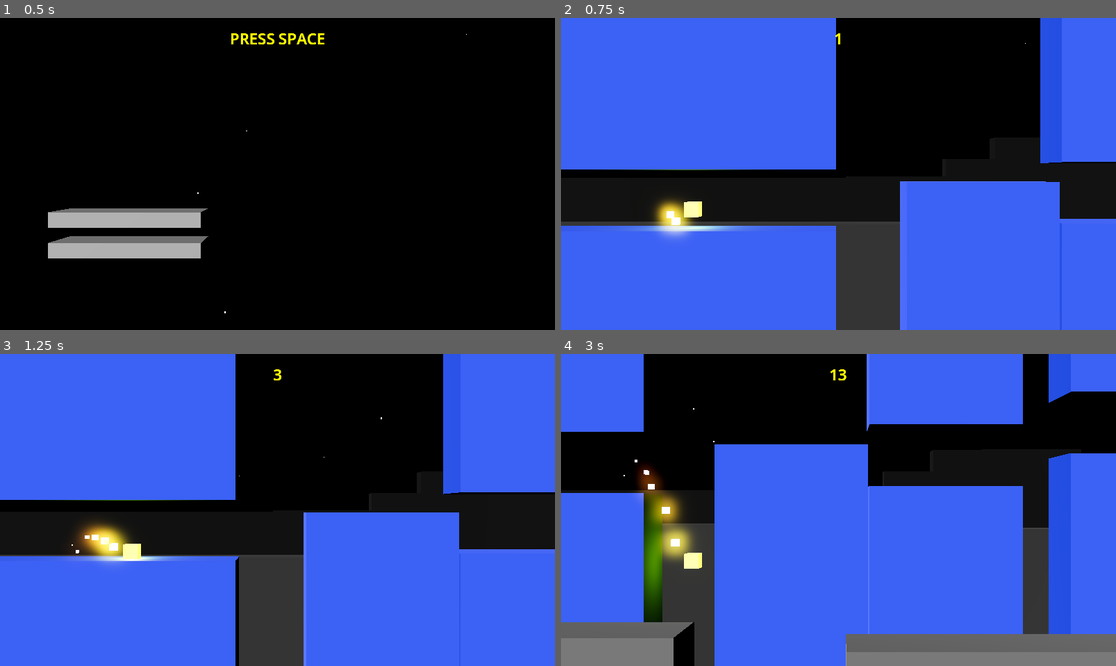
Above: before the commit, frames 1-4 (two rows, left to right).
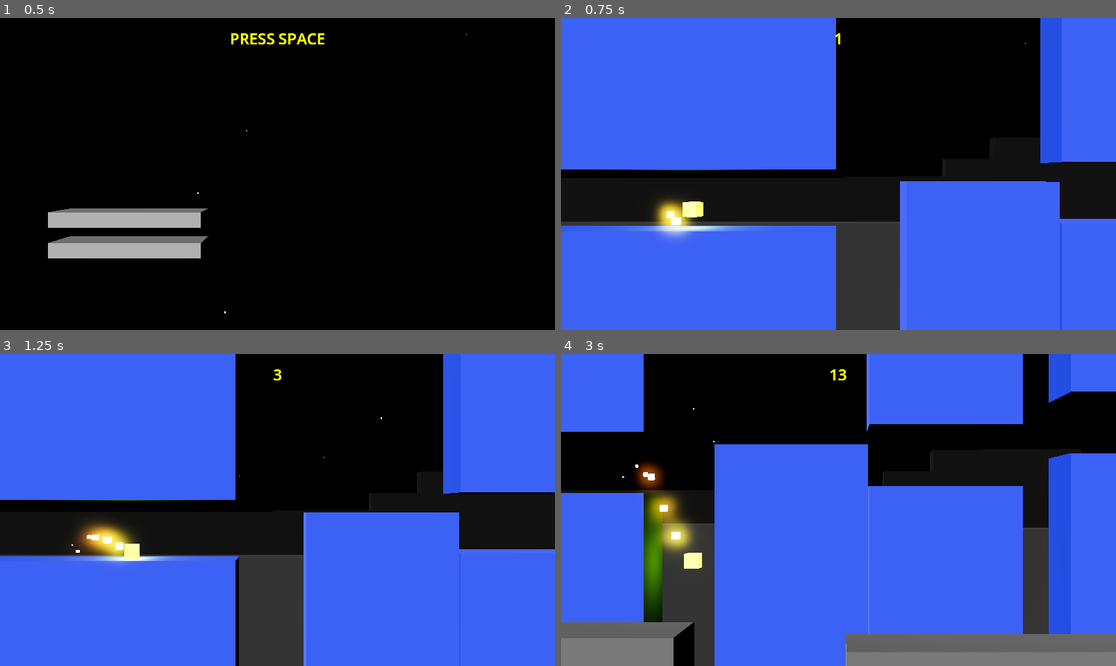
Above: after the commit, the same moments.

Repository: wangbinyq/prototypes
Game: Godot game, scene res://runner/runner.tscn
Two runs of this game, one before a commit and one after it. Both use one fixed random seed, a clock stepped at 60 frames per second and the inputs below.
Inputs (mouse positions are in pixels of both pictures, inside the frame that each line leads up to):
- Up to frame 1 (0.5 s): no input
- Up to frame 2 (0.75 s): tap Space at 0.5 s; move the mouse to (960, 158) at 0.52 s; hold Right (ui_right) from 0.53 s (still down); tap Enter (ui_accept) at 0.6 s; click (960, 158) at 0.67 s
- Up to frame 3 (1.25 s): keep holding Right (ui_right); tap Enter (ui_accept) at 0.77, 1.07 s
- Up to frame 4 (3 s): move the mouse to (727, 525) at 1.27 s; release Right (ui_right) at 1.28 s; hold Left (ui_left) 1.28-2.03 s; tap Enter (ui_accept) at 1.35, 1.52, 1.82, 2.1, 2.85 s; click (727, 525) at 1.42 s; move the mouse to (894, 441) at 2.02 s; hold Right (ui_right) from 2.03 s (still down); click (894, 441) at 2.17 s; move the mouse to (810, 572) at 2.77 s; click (810, 572) at 2.92 s

Frame 1 is identical in both runs. In frame 2, less than 0.1% of the frame differs, in the area x 21-26%, y 58-67%; in frame 3, 0.4%; in frame 4, 1.0%, in the area x 11-24%, y 33-67%.

Commit message:
feat(runner): add spin rotation effect during jumps
Added spin rotation visualization to the runner when jumping, including new exported spin_duration property and related variables. The spin effect is randomized on each jump and smoothly interpolated back to zero rotation over the spin duration. Also fixed update_visualization() call to properly pass delta time.

Diff:
--- a/runner/runner.gd
+++ b/runner/runner.gd
@@ -11,6 +11,8 @@
 @export var jump_duration_min := 0.1
 @export var jump_duration_max := 0.2
 
+@export var spin_duration := 0.75
+
 @onready var mesh := $Mesh as MeshInstance3D
 @onready var point_light = $OmniLight3D
 @onready var explosion := $"Explosion Particle" as GPUParticles3D
@@ -22,6 +24,8 @@
 var grounded: bool
 var transitioning: bool
 var jump_time_remaining := 0.0
+var spin_time_remaining := 0.0
+var spin_rotation := Vector3.ZERO
 
 var speed_x: float:
 	get:
@@ -39,6 +43,7 @@
 	while current_obstacle.max_x < extents:
 		current_obstacle = current_obstacle.next
 	pos = Vector2(0, current_obstacle.gap_y.min + extents)
+	rotation = Vector3.ZERO
 	position = Vector3(pos.x, pos.y, 0)
 	mesh.show()
 	point_light.show()
@@ -46,6 +51,7 @@
 	transitioning = false
 	grounded = true
 	jump_time_remaining = 0
+	spin_time_remaining = 0
 	velocity = Vector2(start_speed_x, 0)
 
 func explode():
@@ -75,8 +81,11 @@
 			transitioning = false
 	return true
 
-func update_visualization():
+func update_visualization(dt: float):
 	position = Vector3(pos.x, pos.y, 0)
+	if spin_time_remaining > 0:
+		spin_time_remaining = maxf(spin_time_remaining - dt, 0)
+		rotation_degrees = lerp(spin_rotation, Vector3.ZERO, spin_time_remaining / spin_duration)
 
 func constrain_y(obstacle: SkylineObject):
 	var open_y = obstacle.gap_y
@@ -120,6 +129,11 @@
 func start_jumping():
 	if grounded:
 		jump_time_remaining = jump_duration_max
+		if spin_time_remaining <= 0:
+			spin_time_remaining = spin_duration
+			spin_rotation = Vector3.ZERO
+			spin_rotation[randi_range(0, 2)] = -90 if randf() < 0.5 else 90
+
 
 func end_jumping():
 	jump_time_remaining += jump_duration_min - jump_duration_max
--- a/runner/runner_game.gd
+++ b/runner/runner_game.gd
@@ -43,7 +43,7 @@
 		is_playing = runner.run(max_delta_time)
 		accumulated_dt -= max_delta_time
 	is_playing = is_playing and runner.run(accumulated_dt)
-	runner.update_visualization()
+	runner.update_visualization(delta)
 	tracking_camera.track(runner.position)
 	display_text.text = '%d' % floorf(runner.pos.x)
 
